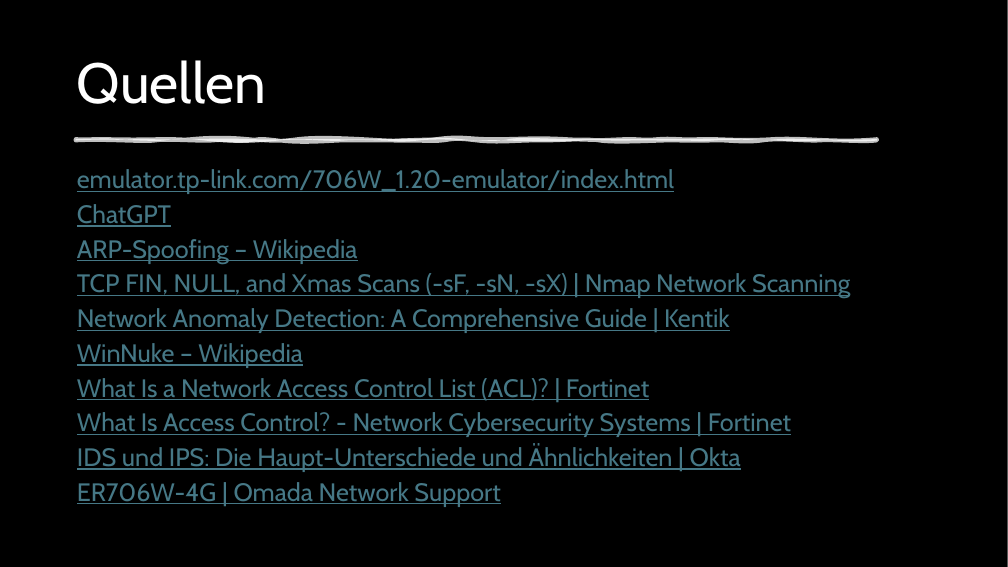
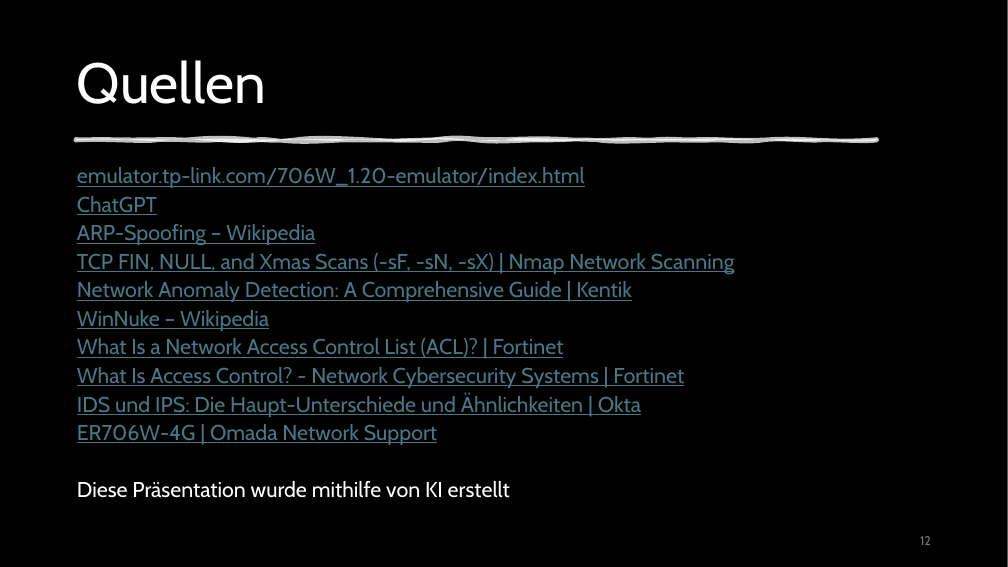
Before and after one commit to Keyrizlol/Onetapfood, a slide deck: slide 12 of LF11 Meier Präsentation TP Link 706W .pptx. Drawn at 1008x567 pixels with LibreOffice and Linux fonts; fonts in the diff are those of the drawing; background and template pictures are left out. Boxes give left, top, right and bottom in pixels: in the first picture for what was removed or moved away, otherwise in the second. Text is boxed around its words. In the diff, an @@ line names an element or a change of style, - is before the commit and + after.

```diff
--- a/LF11 Meier Präsentation TP Link 706W .pptx
+++ b/LF11 Meier Präsentation TP Link 706W .pptx
@@ text at [77,167,735,445]: size 24 to 20.4 pt; line spacing 0.8 to 0.7 @@
@@ text at [77,481,510,498]: paragraph added @@
+Diese Präsentation wurde mithilfe von KI erstellt
@@ page number added at [920,536,931,545], 12 pt, text #797979 @@
+12
```
Also in this commit, not shown: 12 other slides changed.
